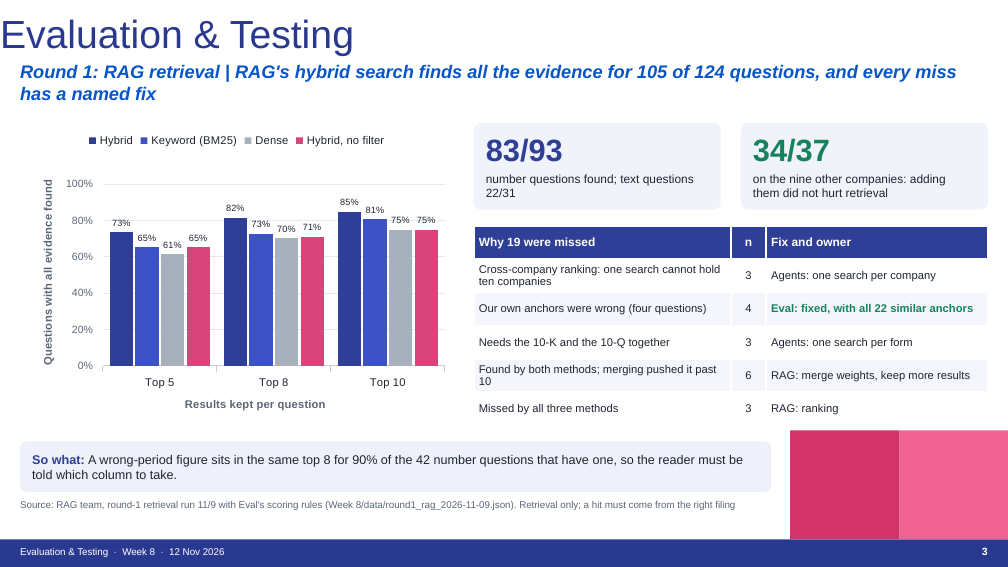
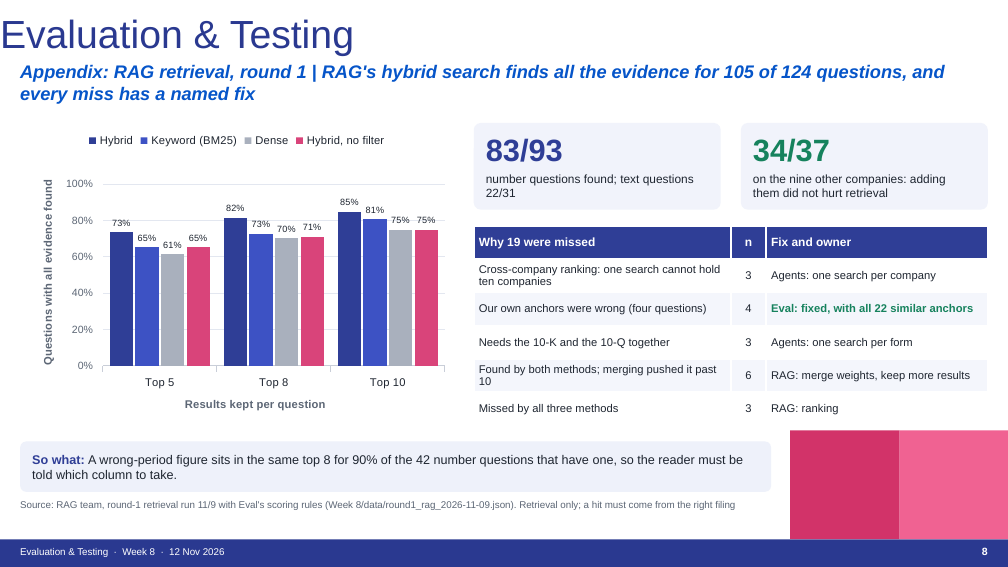
Before and after one commit to thomassong0604-oss/kpmg-eval, a slide deck: slide 8 of Week 8/deck/KPMG_Eval_Week8_11-12.pptx (slide 3 before the commit). Drawn at 1008x567 pixels with LibreOffice and Linux fonts; fonts in the diff are those of the drawing. Boxes give left, top, right and bottom in pixels: in the first picture for what was removed or moved away, otherwise in the second. Text is boxed around its words. In the diff, an @@ line names an element or a change of style, - is before the commit and + after.

```diff
--- a/Week 8/deck/KPMG_Eval_Week8_11-12.pptx
+++ b/Week 8/deck/KPMG_Eval_Week8_11-12.pptx
@@ text at (20, 64, 944, 104): text changed @@
-Round 1: RAG retrieval | RAG's hybrid search finds all the evidence for 105 of 124 questions, and every miss has a named fix
+Appendix: RAG retrieval, round 1 | RAG's hybrid search finds all the evidence for 105 of 124 questions, and every miss has a named fix
```
Also in this commit, not shown: 10 other slides changed, 4 other files.
